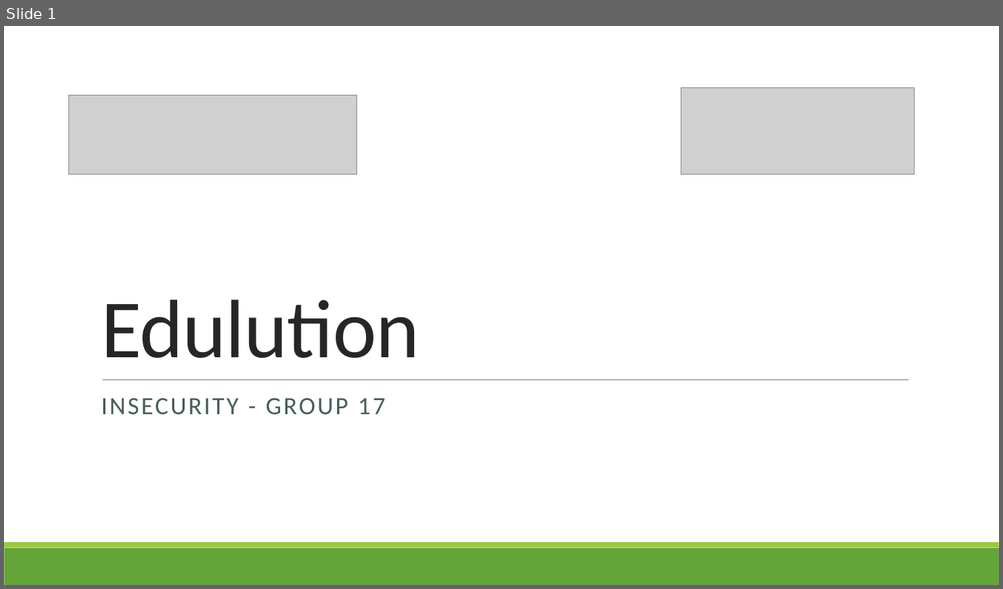
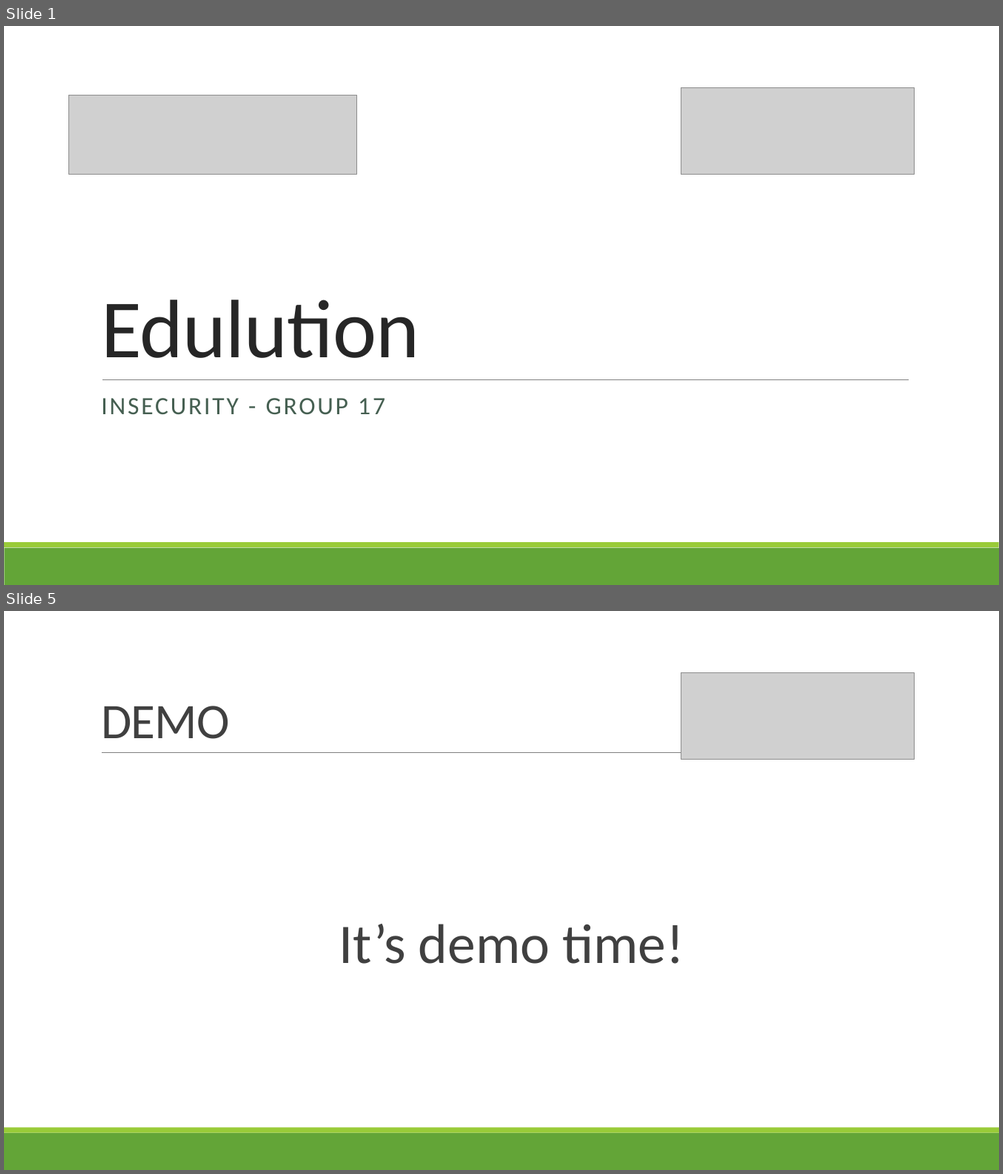
Before and after one commit to Ldn2016/team-17, a slide deck: Presentation/Edulution.pptx. Shown one above the other, each under a label of ours: slide 1 before the commit, slides 1 and 5 after it; the slides between them are not shown. The pictures are 1003x589 and 1003x1174 pixels, drawn with LibreOffice and Linux fonts; fonts in the diff are those of the drawing; grey boxes stand for pictures. Boxes give left, top, right and bottom in pixels: in the first picture for what was removed or moved away, otherwise in the second. Text is boxed around its words. In the diff, an @@ line names an element or a change of style, - is before the commit and + after.

```diff
--- a/Presentation/Edulution.pptx
+++ b/Presentation/Edulution.pptx
@@ slide 5 added at [4, 611, 999, 1170], background #FFFFFF; not listed: 2 template elements that a slide beside it also shows @@
@@ picture added at [680, 673, 913, 760] @@
@@ title added at [101, 706, 230, 739], 48 pt, text #404040 @@
+DEMO
@@ line added from (102, 753) to (915, 753), #808080 0.5 pt @@
@@ text added at [338, 924, 684, 964], 54 pt, text #404040 @@
+  It’s demo time!
```
Also in this commit, not shown: 2 slides changed, 2 other slides added, 1 slide removed.
